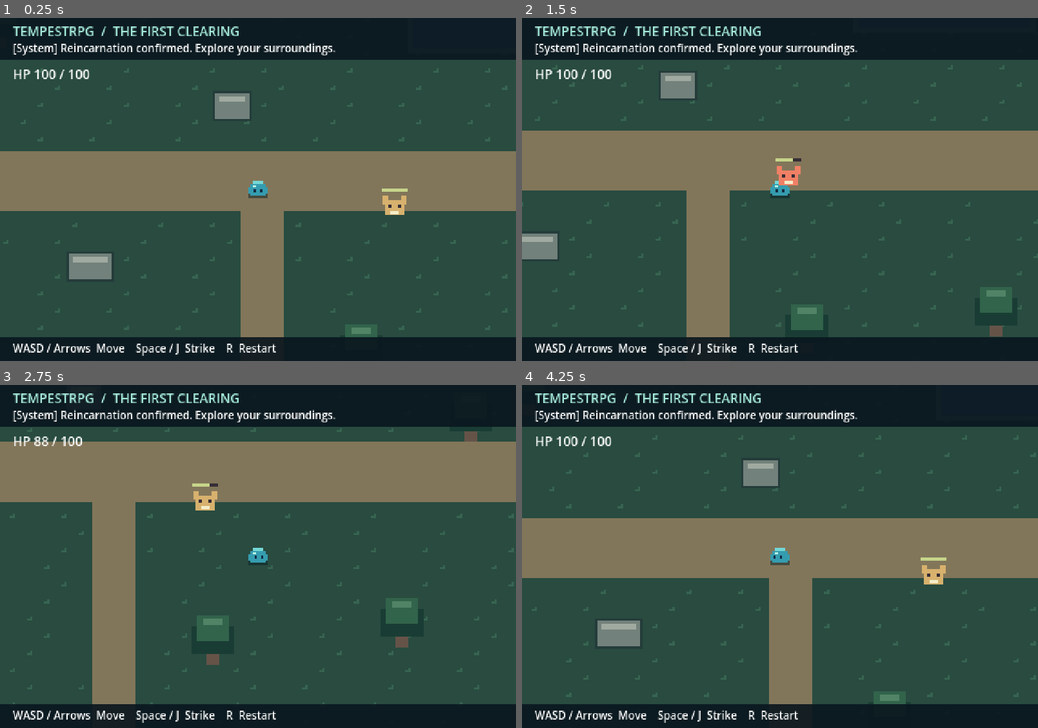
Above: before the commit, frames 1-4 (two rows, left to right).
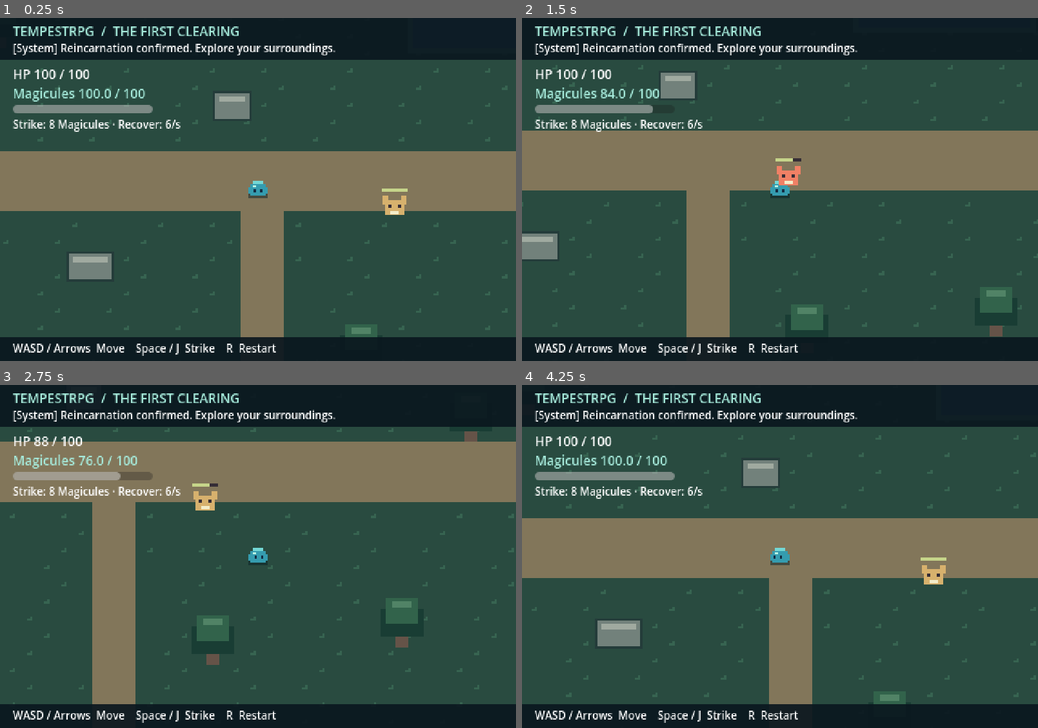
Above: after the commit, the same moments.

Repository: qiragames/tempestrpg
Game: Godot game, scene res://scenes/world/forest.tscn
The game is run twice, just before and just after one commit, with the same random seed, the same clock (stepped at 60 frames per second) and the same inputs.
Inputs (mouse positions are in pixels of both pictures, inside the frame that each line leads up to):
- Up to frame 1 (0.25 s): no input
- Up to frame 2 (1.5 s): move the mouse to (893, 172) at 0.52 s; hold D (move_right) 0.53-1.28 s; hold Space (attack) 0.53-1.28 s; click (893, 172) at 0.67 s; move the mouse to (676, 206) at 1.27 s; hold S (move_down) from 1.28 s (still down); tap Space (attack) at 1.35 s; click (676, 206) at 1.42 s
- Up to frame 3 (2.75 s): move the mouse to (309, 481) at 2.02 s; release S (move_down) at 2.03 s; hold D (move_right) from 2.03 s (still down); hold Space (attack) from 2.03 s (still down); click (309, 481) at 2.17 s
- Up to frame 4 (4.25 s): move the mouse to (754, 625) at 2.77 s; release D (move_right) at 2.78 s; release Space (attack) at 2.78 s; hold W (move_up) 2.78-3.53 s; tap Space (attack) at 2.85 s; click (754, 625) at 2.92 s; move the mouse to (934, 607) at 3.52 s; hold A (move_left) from 3.53 s (still down); hold Space (attack) from 3.53 s (still down); click (934, 607) at 3.67 s; tap R (restart) at 4.15 s

The runs differ from the first frame. In frame 1, 1.4% of the frame differs, in the area x 2-35%, y 20-34%; in frame 2, 1.3%; in frame 3, 1.4%; in frame 4, 1.4%.

Commit message:
Add shared Magicules, strike costs, delayed recovery, and HUD

Diff:
--- a/scenes/player/player.tscn
+++ b/scenes/player/player.tscn
@@ -1,8 +1,9 @@
-[gd_scene load_steps=5 format=3]
+[gd_scene load_steps=6 format=3]
 
 [ext_resource type="Script" path="res://scripts/player/player.gd" id="1"]
 [ext_resource type="Script" path="res://scripts/combat/health.gd" id="2"]
 [ext_resource type="Script" path="res://scripts/combat/melee_attack.gd" id="3"]
+[ext_resource type="Script" path="res://scripts/resources/magicule_pool.gd" id="4"]
 
 [sub_resource type="CircleShape2D" id="BodyShape"]
 radius = 6.0
@@ -22,6 +23,9 @@
 [node name="MeleeAttack" type="Node2D" parent="."]
 script = ExtResource("3")
 
+[node name="Magicules" type="Node" parent="."]
+script = ExtResource("4")
+
 [node name="Camera2D" type="Camera2D" parent="."]
 limit_left = 0
 limit_top = 0
--- a/scenes/world/forest.tscn
+++ b/scenes/world/forest.tscn
@@ -52,3 +52,25 @@
 offset_top = 44.0
 theme_override_font_sizes/font_size = 12
 text = "HP 100 / 100"
+
+[node name="Magicules" type="Label" parent="HUD"]
+offset_left = 12.0
+offset_top = 62.0
+theme_override_colors/font_color = Color(0.65, 0.92, 0.86, 1)
+theme_override_font_sizes/font_size = 12
+text = "Magicules 100.0 / 100"
+
+[node name="MagiculeBar" type="ProgressBar" parent="HUD"]
+offset_left = 12.0
+offset_top = 81.0
+offset_right = 142.0
+offset_bottom = 89.0
+mouse_filter = 2
+value = 100.0
+show_percentage = false
+
+[node name="StrikeCost" type="Label" parent="HUD"]
+offset_left = 12.0
+offset_top = 92.0
+theme_override_font_sizes/font_size = 10
+text = "Strike: 8 Magicules · Recover: 6/s"
--- a/scripts/combat/melee_attack.gd
+++ b/scripts/combat/melee_attack.gd
@@ -3,6 +3,7 @@
 
 @export var damage: int = 10
 @export var cooldown: float = 0.4
+@export var magicule_cost: float = 8.0
 var cooldown_left: float = 0.0
 var flash_left: float = 0.0
 var direction := Vector2.DOWN
@@ -14,6 +15,8 @@
 
 func attack(facing: Vector2) -> bool:
     if cooldown_left > 0.0 or get_parent().get_node("Health").current <= 0:
+        return false
+    if not get_parent().get_node("Magicules").try_spend(magicule_cost):
         return false
     direction = facing.normalized()
     cooldown_left = cooldown
--- a/scripts/player/player.gd
+++ b/scripts/player/player.gd
@@ -3,6 +3,9 @@
 
 @export var move_speed: float = 95.0
 var facing := Vector2.DOWN
+
+func _ready() -> void:
+    $Health.defeated.connect(func(): $Magicules.enabled = false)
 
 func _physics_process(_delta: float) -> void:
     if $Health.current <= 0:
--- /dev/null
+++ b/scripts/resources/magicule_pool.gd
@@ -0,0 +1,49 @@
+extends Node
+## Shared spending/recovery contract for attacks, future skills, and naming.
+
+signal changed(current: float, maximum: float)
+signal depleted
+signal spend_rejected(cost: float)
+
+@export_range(1.0, 100000.0) var maximum: float = 100.0
+@export_range(0.0, 1000.0) var regeneration_per_second: float = 6.0
+@export_range(0.0, 60.0) var regeneration_delay: float = 1.5
+var enabled: bool = true
+var _current: float
+var _delay_left: float = 0.0
+var current: float:
+    get:
+        return _current
+
+func _ready() -> void:
+    _current = maximum
+
+func try_spend(cost: float) -> bool:
+    if not enabled or not is_finite(cost) or cost <= 0.0:
+        return false
+    if cost > _current:
+        spend_rejected.emit(cost)
+        return false
+    _current = maxf(0.0, _current - cost)
+    _delay_left = regeneration_delay
+    changed.emit(_current, maximum)
+    if is_zero_approx(_current):
+        depleted.emit()
+    return true
+
+func restore(amount: float) -> bool:
+    if not enabled or not is_finite(amount) or amount <= 0.0 or _current >= maximum:
+        return false
+    _current = minf(maximum, _current + amount)
+    changed.emit(_current, maximum)
+    return true
+
+func _process(delta: float) -> void:
+    if not enabled or _current >= maximum:
+        return
+    # Only time after the recovery delay contributes, even in a long frame.
+    var waiting := minf(delta, _delay_left)
+    _delay_left -= waiting
+    var recovering := delta - waiting
+    if recovering > 0.0 and regeneration_per_second > 0.0:
+        restore(recovering * regeneration_per_second)
--- a/scripts/world/forest.gd
+++ b/scripts/world/forest.gd
@@ -7,6 +7,16 @@
 const TREES: Array[Vector2] = [Vector2(160, 144), Vector2(240, 192), Vector2(352, 112), Vector2(544, 160), Vector2(816, 288), Vector2(176, 464), Vector2(576, 496), Vector2(752, 480)]
 
 func _ready() -> void:
+    _magicules_changed($Player/Magicules.current, $Player/Magicules.maximum)
+    _health_changed($Player/Health.current, $Player/Health.maximum)
+    $Player/Magicules.changed.connect(_magicules_changed)
+    $Player/Magicules.depleted.connect(func():
+        $HUD/SystemVoice.text = "[System] Magicules depleted. Allow aura to recover."
+    )
+    $Player/Magicules.spend_rejected.connect(func(_cost: float):
+        if $Player/Health.current > 0:
+            $HUD/SystemVoice.text = "[System] Insufficient Magicules. Strike unavailable."
+    )
     $Player/Health.changed.connect(_health_changed)
     $Player/Health.defeated.connect(func():
         $HUD/SystemVoice.text = "[System] Vital signs depleted. Press R to retry."
@@ -26,6 +36,11 @@
 
 func _health_changed(current: int, maximum: int) -> void:
     $HUD/Health.text = "HP %d / %d" % [current, maximum]
+
+func _magicules_changed(current: float, maximum: float) -> void:
+    $HUD/Magicules.text = "Magicules %.1f / %.0f" % [current, maximum]
+    $HUD/MagiculeBar.value = current
+    $HUD/MagiculeBar.max_value = maximum
 
 func _add_obstacle(rect: Rect2) -> void:
     var body := StaticBody2D.new()
--- /dev/null
+++ b/tests/magicules.gd
@@ -0,0 +1,89 @@
+extends SceneTree
+## Pool edge cases and real-scene spending, HUD, recovery, defeat, and restart.
+
+var checks: int = 0
+var failures: int = 0
+var depletion_events: int = 0
+
+func _initialize() -> void:
+    call_deferred("_run")
+
+func _check(condition: bool, message: String) -> void:
+    checks += 1
+    if not condition:
+        failures += 1
+        push_error(message)
+
+func _frames(count: int) -> void:
+    for _i in range(count):
+        await physics_frame
+        await process_frame
+
+func _run() -> void:
+    var world: Node2D = load("res://scenes/world/forest.tscn").instantiate()
+    root.add_child(world)
+    current_scene = world
+    var player = world.get_node("Player")
+    var enemy = world.get_node("ForestGnasher")
+    enemy.set_physics_process(false)
+    var pool = player.get_node("Magicules")
+    var melee = player.get_node("MeleeAttack")
+    pool.depleted.connect(func(): depletion_events += 1)
+    await _frames(3)
+    _check(pool.current == 100.0 and pool.maximum == 100.0, "Pool must initialize full")
+    _check(not pool.try_spend(-1) and not pool.try_spend(0) and not pool.try_spend(NAN) and not pool.try_spend(INF), "Invalid costs must not change resources")
+    _check(pool.current == 100.0, "Invalid costs must leave balance intact")
+    _check(not pool.restore(-1) and not pool.restore(NAN) and not pool.restore(INF), "Invalid restoration must be rejected")
+
+    enemy.position = player.position + Vector2(24, 0)
+    await _frames(3)
+    _check(melee.attack(Vector2.RIGHT) and pool.current == 92.0, "A successful strike must cost exactly 8 Magicules")
+    _check(enemy.get_node("Health").current == 20, "Paid strike must still deal normal damage")
+    _check(not melee.attack(Vector2.RIGHT) and pool.current == 92.0, "Cooldown rejection must not charge Magicules")
+    _check(world.get_node("HUD/Magicules").text == "Magicules 92.0 / 100" and world.get_node("HUD/MagiculeBar").value == 92.0, "HUD must reflect spending")
+    await _frames(60)
+    _check(is_equal_approx(pool.current, 92.0), "Regeneration must wait for its delay")
+    await _frames(90)
+    _check(absf(pool.current - 98.0) < 0.4, "Recovery must regenerate 6 Magicules per second after the delay")
+    await _frames(60)
+    _check(pool.current == 100.0, "Regeneration must cap at maximum")
+
+    _check(pool.try_spend(96.0) and pool.current == 4.0, "Spending must support partial remaining reserves")
+    await _frames(3)
+    var before_hp: int = enemy.get_node("Health").current
+    _check(not melee.attack(Vector2.RIGHT) and pool.current == 4.0, "Insufficient reserves must reject the whole strike without partial spending")
+    _check(melee.cooldown_left == 0.0 and melee.flash_left == 0.0 and enemy.get_node("Health").current == before_hp, "Rejected strike must not start effects, cooldown, or damage")
+    _check(world.get_node("HUD/SystemVoice").text.contains("Insufficient Magicules"), "Rejected spending must explain why the action failed")
+    _check(pool.try_spend(4.0) and pool.current == 0.0 and depletion_events == 1, "Exact spending must deplete once without going negative")
+    _check(not pool.try_spend(1.0) and pool.current == 0.0 and depletion_events == 1, "Empty reserves must reject further costs without duplicate depletion")
+    var position_before: Vector2 = player.position
+    Input.action_press("move_down")
+    await _frames(15)
+    Input.action_release("move_down")
+    _check(player.position.y > position_before.y + 10, "Depleted player must still be able to retreat")
+    await _frames(180)
+    _check(pool.current >= 8.0, "Depleted pool must recover enough to act again")
+    _check(melee.attack(Vector2.DOWN), "Strike must become usable again after recovery")
+    _check(pool.restore(999.0) and pool.current == 100.0, "Restoration must clamp to the maximum")
+
+    # A failed unaffordable spend must not keep postponing natural recovery.
+    pool.try_spend(100.0)
+    for _i in range(120):
+        pool.try_spend(1000.0)
+        await _frames(1)
+    _check(pool.current > 2.0, "Rejected costs must not reset the regeneration delay")
+    var before_defeat: float = pool.current
+    player.get_node("Health").take_damage(999)
+    await _frames(120)
+    _check(not pool.enabled and is_equal_approx(pool.current, before_defeat), "Defeated actors must not regenerate")
+    _check(not pool.try_spend(1.0) and not pool.restore(1.0), "Inactive pool must reject spending and restoration")
+    _check(world.get_node("HUD/SystemVoice").text.contains("Press R"), "Resource events must not overwrite defeat feedback")
+    var restart := InputEventAction.new()
+    restart.action = "restart"
+    restart.pressed = true
+    Input.parse_input_event(restart)
+    await _frames(3)
+    _check(current_scene.get_node("Player/Magicules").current == 100.0 and current_scene.get_node("Player/Magicules").enabled, "Restart must restore an active full pool")
+    _check(current_scene.get_node("HUD/Magicules").text == "Magicules 100.0 / 100", "Restart must restore HUD state")
+    print("Magicule checks: %d passed, %d failed" % [checks - failures, failures])
+    quit(1 if failures else 0)
Not shown, added: scripts/resources/magicule_pool.gd.uid
Not shown, added: tests/magicules.gd.uid
Not shown, changed: README.md
Not shown, changed: ROADMAP.html
Not shown, changed: ROADMAP.md
Not shown, added: docs/ART_REFERENCES.md
